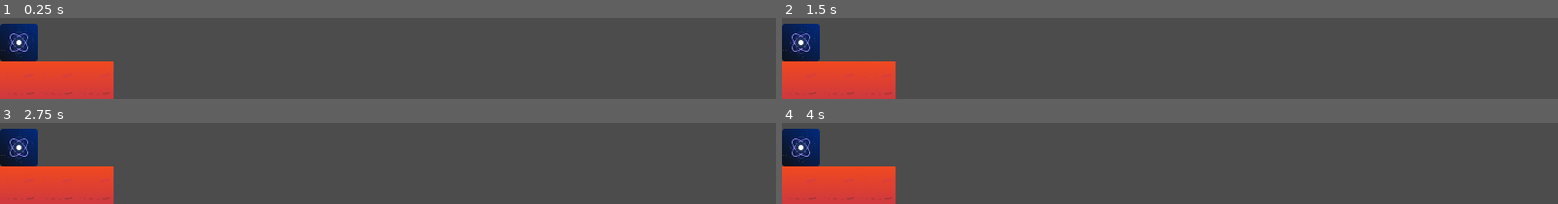
Above: before the commit, frames 1-4 (two rows, left to right).
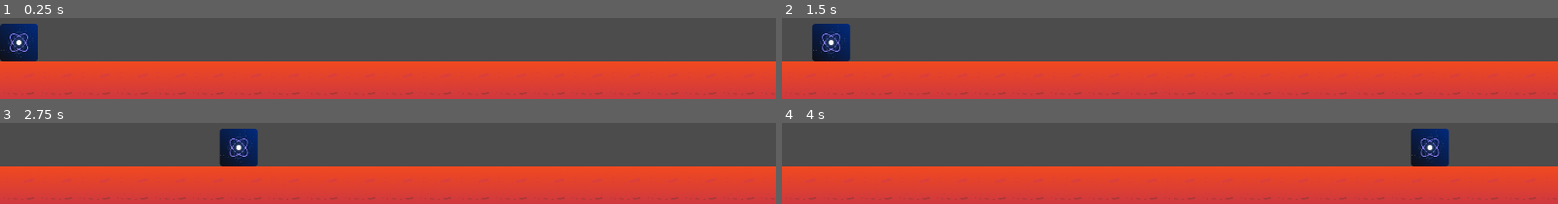
Above: after the commit, the same moments.

Repository: omnitrogen/quantics-dash
Game: Godot game, scene res://Scenes/Scene_1.tscn
Two runs of this game, one before a commit and one after it. Both use one fixed random seed, a clock stepped at 60 frames per second and the inputs below. The project has no main scene, so this scene is started directly.
Inputs:
- Up to frame 1 (0.25 s): no input
- Up to frame 2 (1.5 s): tap Enter (ui_accept) at 0.5, 1.35 s; hold Enter (ui_accept) 0.53-1.28 s
- Up to frame 3 (2.75 s): tap Enter (ui_accept) at 1.52, 1.82 s; hold Enter (ui_accept) from 2.03 s (still down)
- Up to frame 4 (4 s): release Enter (ui_accept) at 2.78 s; tap Enter (ui_accept) at 2.85, 3.02, 3.32 s; hold Enter (ui_accept) from 3.53 s (still down)

The runs differ from the first frame. In frame 1, 40% of the frame differs, in the area x 14-100%, y 53-100%; in frame 2, 44%; in frame 3, 44%; in frame 4, 44%, in the area x 0-100%, y 7-100%.

Commit message:
Create player script

Diff:
--- /dev/null
+++ b/GodotProject/Scenes/Player.gd
@@ -0,0 +1,22 @@
+extends KinematicBody2D
+
+# class member variables go here, for example:
+# var a = 2
+# var b = "textvar"
+export var speed = 10
+var playing = false
+
+func _ready():
+	# Called when the node is added to the scene for the first time.
+	# Initialization here
+	pass
+
+func _process(delta):
+	# Called every frame. Delta is time since last frame.
+	# Update game logic here.
+	if Input.is_action_pressed("ui_accept"):
+		playing = !playing
+
+func _physics_process(delta):
+	if playing:
+		move_and_collide(Vector2(speed,0))
--- /dev/null
+++ b/GodotProject/Scenes/Player.tscn
@@ -0,0 +1,32 @@
+[gd_scene load_steps=3 format=2]
+
+[ext_resource path="res://Assets/player.png" type="Texture" id=1]
+
+[sub_resource type="RectangleShape2D" id=1]
+
+custom_solver_bias = 0.0
+extents = Vector2( 10, 10 )
+
+[node name="Player" type="KinematicBody2D"]
+
+position = Vector2( 25, 525 )
+input_pickable = false
+collision_layer = 1
+collision_mask = 1
+collision/safe_margin = 0.08
+
+[node name="CollisionShape2D" type="CollisionShape2D" parent="." index="0"]
+
+shape = SubResource( 1 )
+__meta__ = {
+"_edit_lock_": true
+}
+
+[node name="Sprite" type="Sprite" parent="." index="1"]
+
+scale = Vector2( 0.1, 0.1 )
+texture = ExtResource( 1 )
+_sections_unfolded = [ "Transform" ]
+__meta__ = {
+"_edit_lock_": true
+}
--- a/GodotProject/Scenes/Scene_1.tscn
+++ b/GodotProject/Scenes/Scene_1.tscn
@@ -2,12 +2,8 @@
 
 [ext_resource path="res://Scenes/World.gd" type="Script" id=1]
 [ext_resource path="res://Scenes/Tiles.tscn" type="PackedScene" id=2]
-[ext_resource path="res://Assets/player.png" type="Texture" id=3]
-
-[sub_resource type="RectangleShape2D" id=1]
-
-custom_solver_bias = 0.0
-extents = Vector2( 10, 10 )
+[ext_resource path="res://Scenes/Player.tscn" type="PackedScene" id=3]
+[ext_resource path="res://Scenes/Player.gd" type="Script" id=4]
 
 [node name="World" type="Node2D" index="0"]
 
@@ -21,26 +17,7 @@
 "_edit_lock_": true
 }
 
-[node name="Player" type="KinematicBody2D" parent="." index="1"]
+[node name="Player" parent="." index="1" instance=ExtResource( 3 )]
 
-position = Vector2( 25, 525 )
-input_pickable = false
-collision_layer = 1
-collision_mask = 1
-collision/safe_margin = 0.08
-
-[node name="CollisionShape2D" type="CollisionShape2D" parent="Player" index="0"]
-
-shape = SubResource( 1 )
-__meta__ = {
-"_edit_lock_": true
-}
-
-[node name="Sprite" type="Sprite" parent="Player" index="1"]
-
-scale = Vector2( 0.1, 0.1 )
-texture = ExtResource( 3 )
-_sections_unfolded = [ "Transform" ]
-__meta__ = {
-"_edit_lock_": true
-}
+script = ExtResource( 4 )
+speed = 10
--- a/GodotProject/Scenes/World.gd
+++ b/GodotProject/Scenes/World.gd
@@ -9,7 +9,7 @@
 func _ready():
 	# Called when the node is added to the scene for the first time.
 	# Initialization here
-	generateGround(3)
+	generateGround(200)
 
 #func _process(delta):
 #	# Called every frame. Delta is time since last frame.
